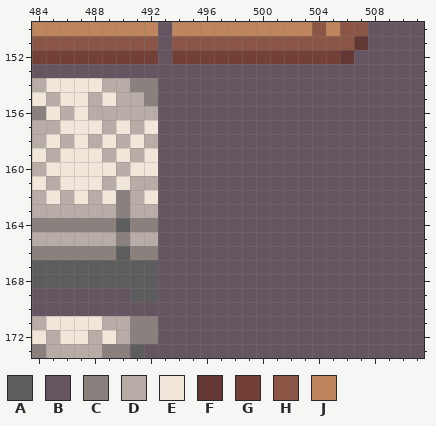
Pixel-art file -- Assets/Yaya/Artwork/Level/LevelBack.ase. That is the earlier state.
512x512 pixels, 1 frame. Colours within 5 levels of each other are drawn and written as one. Shown: x 484..511, y 150..173.
Visible layers, top first: "Layer", "Background".
Palette (. is transparent): A #5d5d5d  B #655561  C #8a817f  D #b8aca7  E #f0e6da  F #633834  G #734037  H #8c5646  J #bf855c
Pixels before, first column x 484:
150 JJJJJJJJJBJJJJJJJJJJHJHHBBBB
151 HHHHHHHHHBHHHHHHHHHHHHHFBBBB
152 GGGGGGGGGBGGGGGGGGGGGGFBBBBB
153 BBBBBBBBBBBBBBBBBBBBBBBBBBBB
154 DEEEEDDCCBBBBBBBBBBBBBBBBBBB
155 EDEEDEDDCBBBBBBBBBBBBBBBBBBB
156 CEDEDDDDDBBBBBBBBBBBBBBBBBBB
157 DDEEEDEDEBBBBBBBBBBBBBBBBBBB
158 DEDEDEDEDBBBBBBBBBBBBBBBBBBB
159 EDEEEDEDEBBBBBBBBBBBBBBBBBBB
160 DEEEEEDEEBBBBBBBBBBBBBBBBBBB
161 EDEEEDEDDBBBBBBBBBBBBBBBBBBB
162 DEDEDECDEBBBBBBBBBBBBBBBBBBB
163 DDDDDDCDDBBBBBBBBBBBBBBBBBBB
164 CCCCCCACCBBBBBBBBBBBBBBBBBBB
165 DDDDDDCDDBBBBBBBBBBBBBBBBBBB
166 CCCCCCACCBBBBBBBBBBBBBBBBBBB
167 AAAAAAAAABBBBBBBBBBBBBBBBBBB
168 AAAAAAAAABBBBBBBBBBBBBBBBBBB
169 BBBBBBBAABBBBBBBBBBBBBBBBBBB
170 BBBBBBBBBBBBBBBBBBBBBBBBBBBB
171 DEEEEDDCCBBBBBBBBBBBBBBBBBBB
172 EDEEDEDCCBBBBBBBBBBBBBBBBBBB
173 CDDDDCCABBBBBBBBBBBBBBBBBBBB
The same view after the edit:
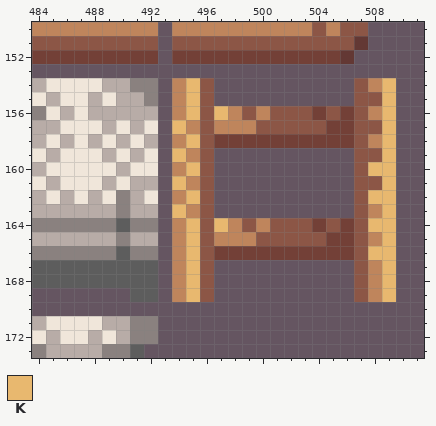
Colours new in this view: K #e8b86f
Difference:
Layer "Layer":
Colour G replaces colour B in row 156 at x 504 and 506; in row 157 at x 505 to 506; in row 158 at x 497 to 506; in row 164 at x 504 and 506; in row 165 at x 505 to 506; in row 166 at x 497 to 506.
Colour H replaces colour B in row 154 at x 496 and 507; in row 155 at x 496 and 507 to 508; in row 156 at x 496, 499, 501 to 503, 505 and 507; in row 157 at x 496, 500 to 504 and 507 to 508; in row 158 at x 496 and 507; in row 159 at x 496 and 507 to 508.
Colour H replaces colour B in row 160 at x 496 and 507; in row 161 at x 496 and 507 to 508; in rows 162 to 163 at x 496 and 507; in row 164 at x 496, 499, 501 to 503, 505 and 507; in row 165 at x 496, 500 to 504 and 507; in rows 166 to 169 at x 496 and 507.
Colour J replaces colour B in row 154 at x 494 and 508; in row 155 at x 494; in row 156 at x 494, 498, 500 and 508; in row 157 at x 495 and 497 to 499; in row 158 at x 494 and 508; in row 159 at x 495.
Colour J replaces colour B in row 160 at x 494; in row 161 at x 495; in row 162 at x 494; in row 163 at x 495 and 508; in row 164 at x 494, 498 and 500; in row 165 at x 494, 497 to 499 and 508.
Colour J replaces colour B in row 166 at x 494; in rows 167 to 169 at x 494 and 508.
Colour K replaces colour B in rows 154 to 155 at x 495 and 509; in row 156 at x 495, 497 and 509; in row 157 at x 494 and 509; in row 158 at x 495 and 509; in row 159 at x 494 and 509; in row 160 at x 495 and 508 to 509.
Colour K replaces colour B in row 161 at x 494 and 509; in row 162 at x 495 and 508 to 509; in row 163 at x 494 and 509; in row 164 at x 495, 497 and 508 to 509; in row 165 at x 495 and 509; in row 166 at x 495 and 508 to 509.
Colour K replaces colour B in rows 167 to 169 at x 495 and 509.
